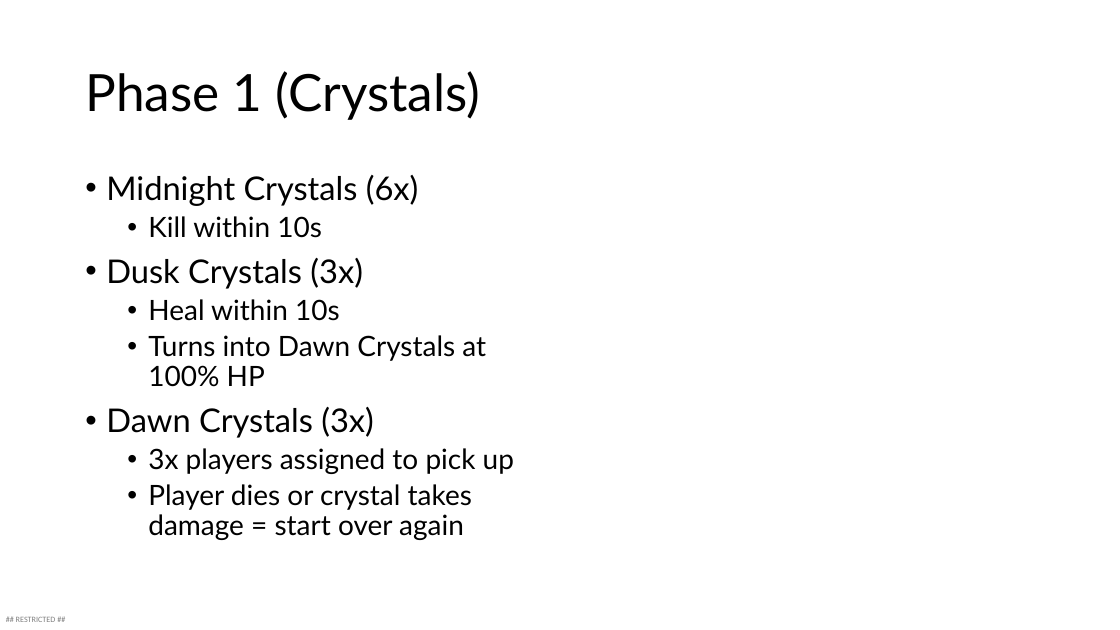
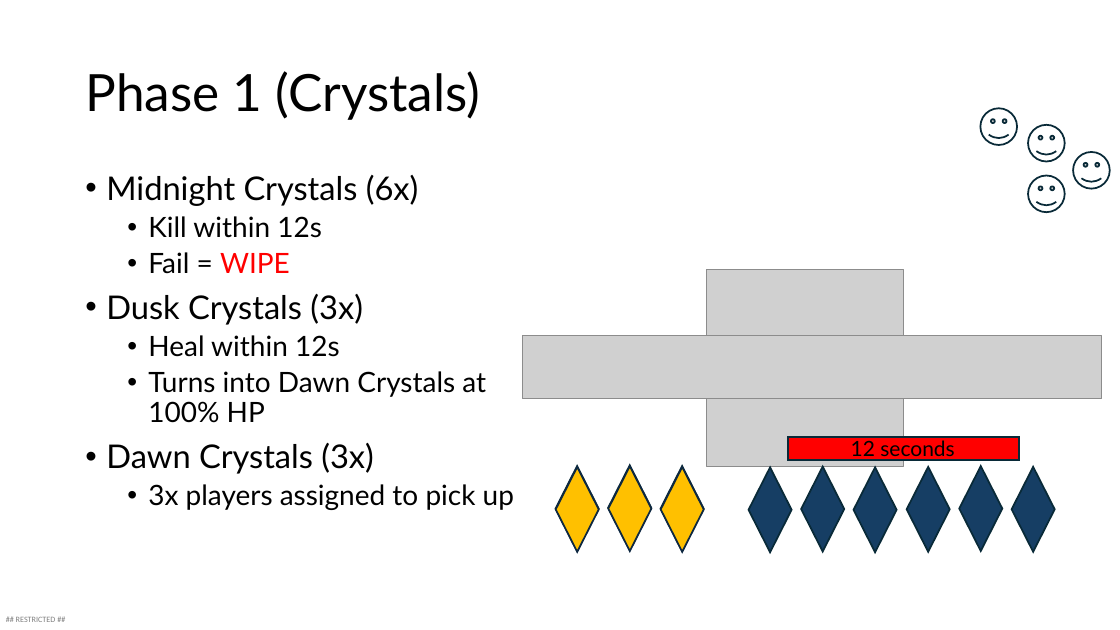
Before and after one commit to kuehbiko/test1, a slide deck: slide 7 of loora.pptx. Drawn at 1120x630 pixels with LibreOffice and Linux fonts; fonts in the diff are those of the drawing; grey boxes stand for pictures. Boxes give left, top, right and bottom in pixels: in the first picture for what was removed or moved away, otherwise in the second. Text is boxed around its words. In the diff, an @@ line names an element or a change of style, - is before the commit and + after.

```diff
--- a/loora.pptx
+++ b/loora.pptx
@@ smiley face added at box(981, 108, 1017, 145), fill #FFFFFF, outline #092A39 1.5 pt @@
@@ smiley face added at box(1028, 125, 1065, 162), fill #FFFFFF, outline #092A39 1.5 pt @@
@@ smiley face added at box(1028, 176, 1065, 213), fill #FFFFFF, outline #092A39 1.5 pt @@
@@ smiley face added at box(1073, 152, 1110, 189), fill #FFFFFF, outline #092A39 1.5 pt @@
@@ text at box(148, 216, 322, 274): text changed @@
-  • Kill within 10s
+  • Kill within 12s
+  • Fail = WIPE
@@ picture added at box(707, 269, 903, 465) @@
@@ text at box(148, 335, 340, 357): text changed @@
-  • Heal within 10s
+  • Heal within 12s
@@ picture added at box(523, 335, 1102, 398) @@
@@ rectangle added at box(788, 437, 1019, 460), fill #FF0000 @@
@@ rectangle added at box(788, 437, 1019, 460), outline #092A39 1.5 pt @@
@@ text added at box(851, 440, 954, 461), 18 pt, text #000000 @@
+12 seconds
@@ diamond added at box(555, 466, 598, 551), fill #808080, outline #092A39 1.5 pt @@
@@ diamond added at box(556, 467, 599, 552), fill #FFC000, outline #0E2841 1.5 pt @@
@@ diamond added at box(608, 465, 651, 550), fill #808080, outline #092A39 1.5 pt @@
@@ diamond added at box(608, 466, 651, 551), fill #FFC000, outline #0E2841 1.5 pt @@
@@ diamond added at box(660, 466, 703, 551), fill #808080, outline #092A39 1.5 pt @@
@@ diamond added at box(661, 467, 704, 552), fill #FFC000, outline #0E2841 1.5 pt @@
@@ diamond added at box(749, 467, 791, 552), fill #163E64, outline #092A39 1.5 pt @@
@@ diamond added at box(802, 466, 844, 551), fill #163E64, outline #092A39 1.5 pt @@
@@ diamond added at box(854, 467, 897, 552), fill #163E64, outline #092A39 1.5 pt @@
@@ diamond added at box(907, 467, 949, 552), fill #163E64, outline #092A39 1.5 pt @@
@@ diamond added at box(960, 466, 1002, 551), fill #163E64, outline #092A39 1.5 pt @@
@@ diamond added at box(1012, 467, 1054, 552), fill #163E64, outline #092A39 1.5 pt @@
@@ text at box(148, 484, 472, 540): paragraph removed @@
-  • Player dies or crystal takes damage = start over again
```
Also in this commit, not shown: 13 other slides changed, 4 slides added, 5 slides removed.
